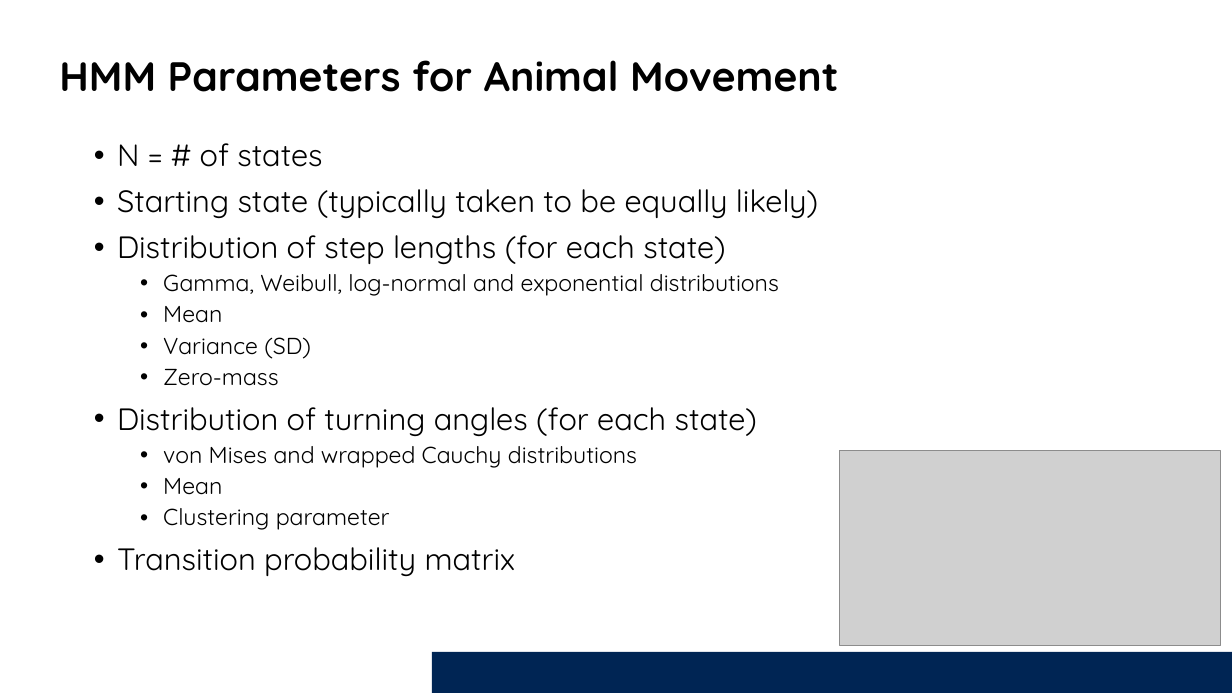
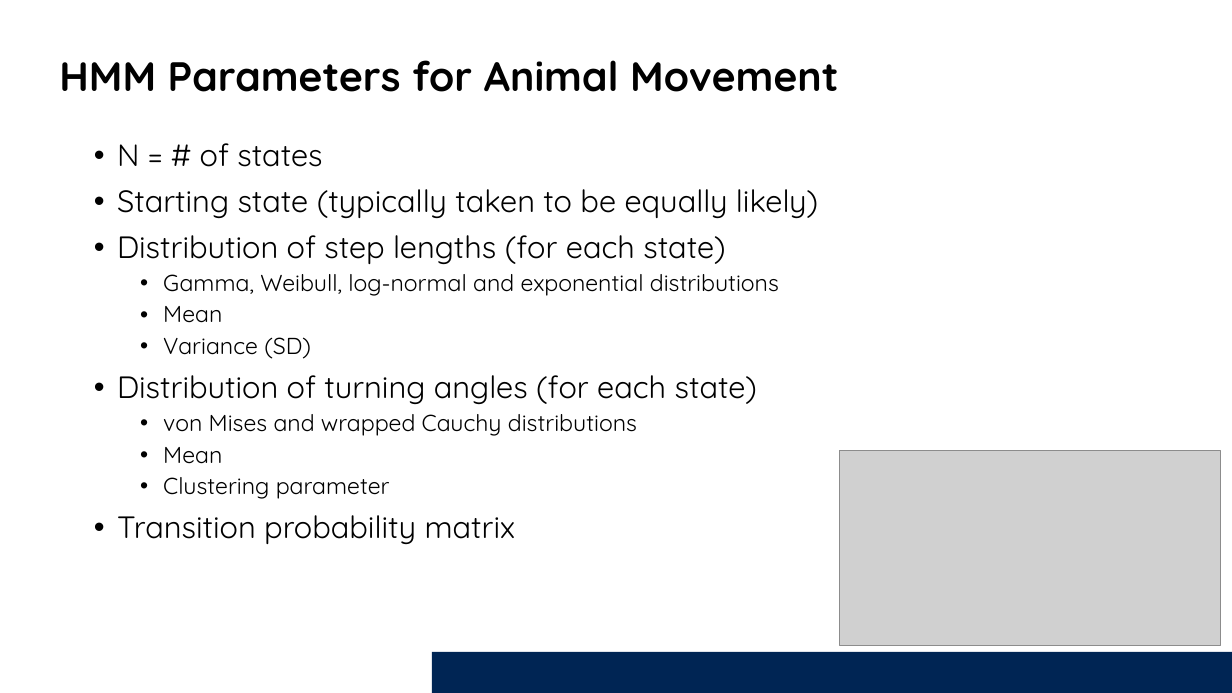
Before and after one commit to Animal-Movements/China_2026, a slide deck: slide 7 of 3_Day3/Presentations/IntroAnimalMovements_HMMs.pptx. Drawn at 1232x693 pixels with LibreOffice and Linux fonts; fonts in the diff are those of the drawing; grey boxes stand for pictures; background and template pictures are left out. Boxes give left, top, right and bottom in pixels: in the first picture for what was removed or moved away, otherwise in the second. Text is boxed around its words. In the diff, an @@ line names an element or a change of style, - is before the commit and + after.

```diff
--- a/3_Day3/Presentations/IntroAnimalMovements_HMMs.pptx
+++ b/3_Day3/Presentations/IntroAnimalMovements_HMMs.pptx
@@ text at box(163, 369, 278, 386): paragraph removed @@
-  • Zero-mass
```
Also in this commit, not shown: 3 other slides changed.
